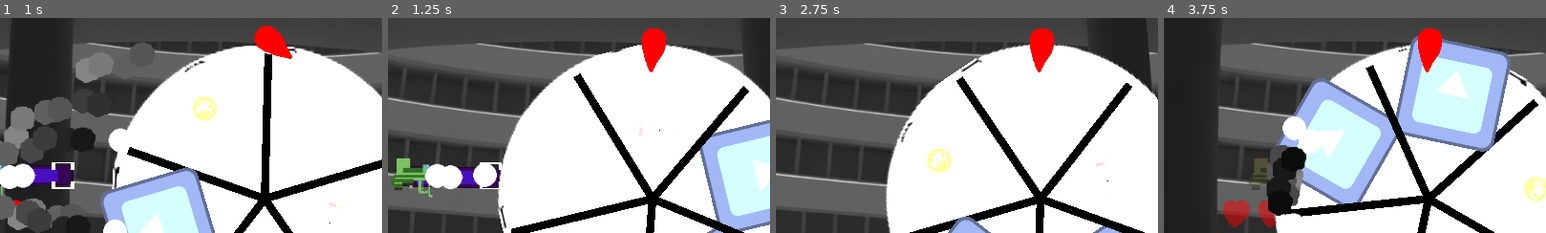
Above: before the commit, frames 1-4 (left to right).
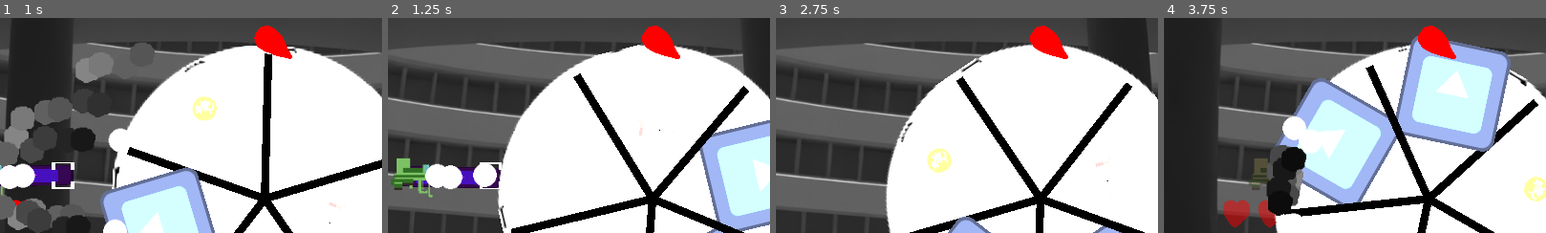
Above: after the commit, the same moments.

Repository: klianc09/bossrushcollab
Game: Godot game, scene res://test.tscn
The game is run twice, just before and just after one commit, with the same random seed, the same clock (stepped at 60 frames per second) and the same inputs. The engine's default icon, where the game draws it, is replaced by a stand-in: a white triangle on a blue panel in a dark square.
Inputs (mouse positions are % of the whole screen's width and height, from its top left):
- Up to frame 1 (1 s): move the mouse to (72, 45) at 0.52 s; press the mouse at (72, 45) at 0.53 s; hold Right (ui_right) from 0.53 s (still down)
- Up to frame 2 (1.25 s): keep holding Right (ui_right)
- Up to frame 3 (2.75 s): move the mouse to (30, 55) at 1.27 s; release Right (ui_right) at 1.28 s; release the mouse at (30, 55) at 1.28 s; hold Down (ui_down) 1.28-2.03 s; click (30, 55) at 1.35 s; move the mouse to (60, 28) at 2.02 s; press the mouse at (60, 28) at 2.03 s; hold Right (ui_right) from 2.03 s (still down)
- Up to frame 4 (3.75 s): move the mouse to (45, 70) at 2.77 s; release Right (ui_right) at 2.78 s; release the mouse at (45, 70) at 2.78 s; hold Up (ui_up) 2.78-3.53 s; click (45, 70) at 2.85 s; move the mouse to (80, 65) at 3.52 s; press the mouse at (80, 65) at 3.53 s; hold Left (ui_left) from 3.53 s (still down)
The pictures show only the part of the screen within x 28-78%, y 6-56%; the shares and areas given below are measured in that part.

Frame 1 is identical in both runs. In frame 2, 0.7% of the frame differs, in the area x 66-77%, y 3-26%; in frame 3, 0.7%; in frame 4, 0.7%.

Commit message:
Okay the problem was it was trying to tween an int
anyway I like this effect better anyway

Diff:
--- a/wheel_of_unfortune.gd
+++ b/wheel_of_unfortune.gd
@@ -86,9 +86,9 @@
 	if current_segment != new_segment:
 		$clickSfx.play()
 		if (pointer_wiggle <= 0):
-			pointer_wiggle = 1
+			pointer_wiggle = 1.0
 			var tween = get_tree().create_tween()
-			tween.tween_property(self, "pointer_wiggle", 0.0, 0.2).set_ease(Tween.EASE_IN).set_trans(Tween.TRANS_QUAD) # for some reason this tween does not work as I want it to???
+			tween.tween_property(self, "pointer_wiggle", 0.0, 0).set_delay(0.05)
 	current_segment = new_segment
 	if rotate_speed <= 0 and has_been_pushed and not locked:
 		locked = true
